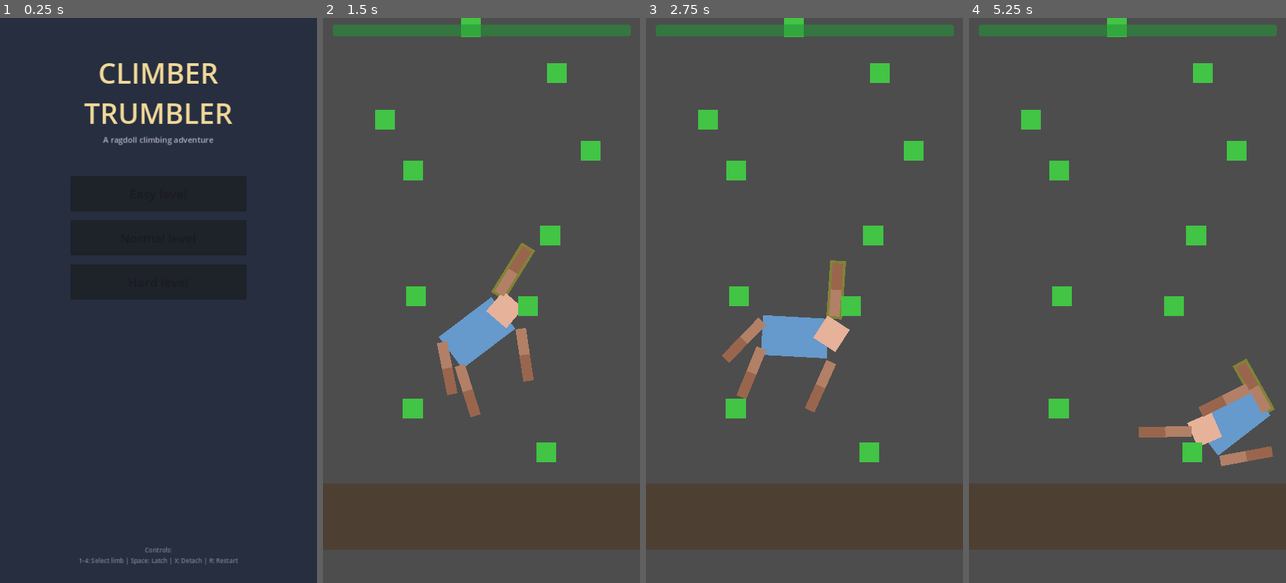
Above: before the commit, frames 1-4 (left to right).
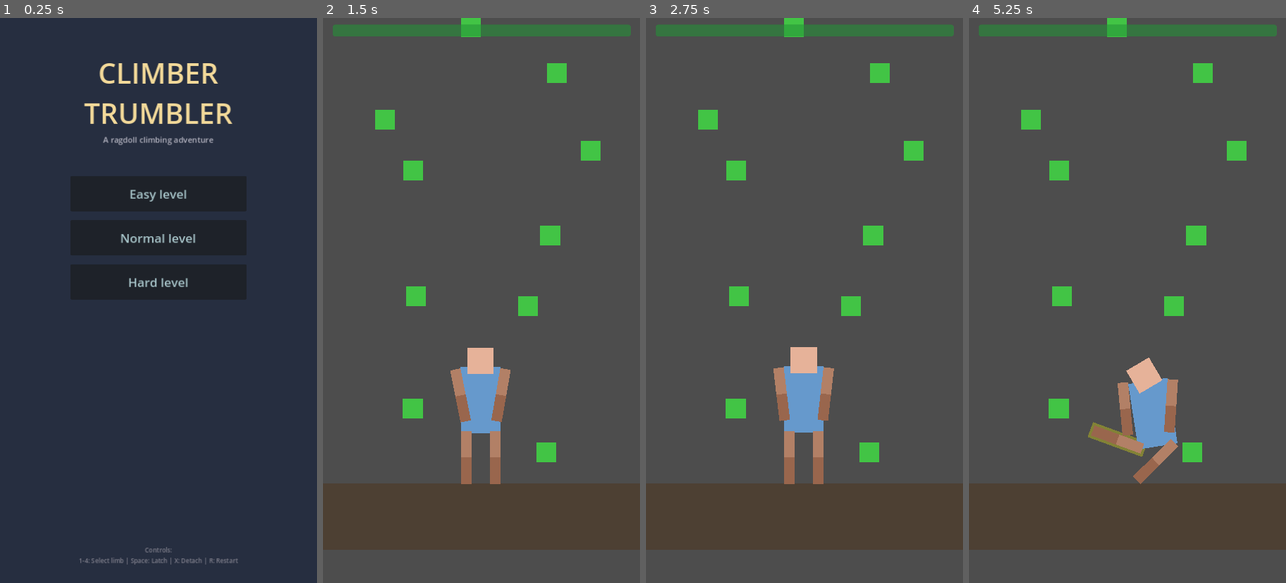
Above: after the commit, the same moments.

Repository: ZagorcicA/climber-trumbler
Game: Godot game, scene res://scenes/ui/StartScreen.tscn
Same seed, same stepped clock (60 frames per second), same inputs: the game is played once before the commit and once after it.
Inputs (mouse positions are in pixels of both pictures, inside the frame that each line leads up to):
- Up to frame 1 (0.25 s): no input
- Up to frame 2 (1.5 s): click "Easy level" at 0.5 s; move the mouse to (551, 272) at 1.27 s; tap X (detach_limb) at 1.35 s; click (551, 272) at 1.42 s
- Up to frame 3 (2.75 s): drag from (741, 328) to (871, 266) at 2.02 s
- Up to frame 4 (5.25 s): move the mouse to (1159, 176) at 2.77 s; tap 1 (select_limb_1) at 2.85 s; click (1159, 176) at 2.92 s; drag from (1111, 413) to (1190, 453) at 3.52 s; move the mouse to (1222, 385) at 4.27 s; tap 3 (select_limb_3) at 4.35 s; click (1222, 385) at 4.42 s; drag from (1032, 215) to (1225, 362) at 5.02 s

The runs differ from the first frame. In frame 1, 0.5% of the frame differs, in the area x 38-62%, y 30-48%; in frame 2, 5.3%; in frame 3, 5.4%; in frame 4, 5.5%, in the area x 37-97%, y 60-83%.

Commit message:
phase 1 limb selection no latching

Diff:
--- a/project.godot
+++ b/project.godot
@@ -28,7 +28,6 @@
 window/size/window_width_override=540
 window/size/window_height_override=960
 window/stretch/mode="canvas_items"
-window/stretch/aspect="keep"
 window/handheld/orientation=1
 
 [input]
@@ -69,6 +68,10 @@
 ]
 }
 
+[input_devices]
+
+pointing/emulate_touch_from_mouse=true
+
 [layer_names]
 
 2d_physics/layer_1="player_body"
--- a/scenes/ui/StartScreen.tscn
+++ b/scenes/ui/StartScreen.tscn
@@ -66,8 +66,8 @@
 custom_minimum_size = Vector2(400, 80)
 layout_mode = 2
 size_flags_horizontal = 4
-theme_override_colors/font_hover_color = Color(0.1, 0.1, 0.15, 1)
-theme_override_colors/font_color = Color(0.1, 0.1, 0.15, 1)
+theme_override_colors/font_hover_color = Color(0.727265, 0.797482, 0.928117, 1)
+theme_override_colors/font_color = Color(0.653357, 0.768848, 0.788124, 1)
 theme_override_font_sizes/font_size = 28
 text = "Easy level"
 
@@ -76,8 +76,8 @@
 custom_minimum_size = Vector2(400, 80)
 layout_mode = 2
 size_flags_horizontal = 4
-theme_override_colors/font_hover_color = Color(0.1, 0.1, 0.15, 1)
-theme_override_colors/font_color = Color(0.1, 0.1, 0.15, 1)
+theme_override_colors/font_hover_color = Color(0.727265, 0.797482, 0.928117, 1)
+theme_override_colors/font_color = Color(0.653357, 0.768848, 0.788124, 1)
 theme_override_font_sizes/font_size = 28
 text = "Normal level"
 
@@ -86,8 +86,8 @@
 custom_minimum_size = Vector2(400, 80)
 layout_mode = 2
 size_flags_horizontal = 4
-theme_override_colors/font_hover_color = Color(0.1, 0.1, 0.15, 1)
-theme_override_colors/font_color = Color(0.1, 0.1, 0.15, 1)
+theme_override_colors/font_hover_color = Color(0.727265, 0.797482, 0.928117, 1)
+theme_override_colors/font_color = Color(0.653357, 0.768848, 0.788124, 1)
 theme_override_font_sizes/font_size = 28
 text = "Hard level"
 
--- a/scripts/managers/input_manager.gd
+++ b/scripts/managers/input_manager.gd
@@ -7,10 +7,25 @@
 # Mouse state
 var mouse_position: Vector2 = Vector2.ZERO
 
+# Touch state
+var is_touch_active: bool = false
+var touch_screen_position: Vector2 = Vector2.ZERO
+
 # Input state for limb controls
 var latch_just_pressed: bool = false
 var detach_just_pressed: bool = false
 var limb_selection_pressed: int = -1  # 0-3 for limbs 1-4, -1 for none
+
+func _input(event: InputEvent):
+	if event is InputEventScreenTouch:
+		if event.pressed:
+			is_touch_active = true
+			touch_screen_position = event.position
+		else:
+			is_touch_active = false
+	elif event is InputEventScreenDrag:
+		if is_touch_active:
+			touch_screen_position = event.position
 
 func _process(_delta):
 	# Update mouse position
@@ -44,3 +59,9 @@
 	if camera:
 		return camera.get_global_mouse_position()
 	return mouse_position
+
+func get_target_world_position() -> Vector2:
+	if is_touch_active:
+		var canvas_transform = get_viewport().get_canvas_transform()
+		return canvas_transform.affine_inverse() * touch_screen_position
+	return get_mouse_world_position()
--- a/scripts/managers/physics_constants.gd
+++ b/scripts/managers/physics_constants.gd
@@ -125,3 +125,8 @@
 const HOLD_DRAIN_EASY: float = 0.25        # Jug holds, low grip demand
 const HOLD_DRAIN_MEDIUM: float = 1.5       # Moderate grip demand
 const HOLD_DRAIN_HARD: float = 2.5         # Crimps/slopers, high grip demand
+
+# ============================================================
+# TOUCH INPUT
+# ============================================================
+const TOUCH_SELECT_RADIUS: float = 70.0    # px — tap detection radius (generous for fat fingers)
--- a/scripts/player/limb.gd
+++ b/scripts/player/limb.gd
@@ -22,7 +22,7 @@
 func _physics_process(_delta):
 	if is_selected and not is_latched:
 		# Move limb toward mouse position
-		target_position = get_global_mouse_position()
+		target_position = InputManager.get_target_world_position()
 		_move_toward_target()
 
 func _move_toward_target():
--- a/scripts/player/player.gd
+++ b/scripts/player/player.gd
@@ -12,6 +12,8 @@
 
 var limbs: Array = []
 var selected_limb_index: int = -1
+var selection_source: String = "keyboard"  # "keyboard" or "touch"
+var _was_touch_active: bool = false
 var torso_on_ground: bool = false  # Tracks if torso is touching floor/ground
 var legs_on_ground: int = 0  # Count of legs touching the floor
 
@@ -19,9 +21,8 @@
 	# Register all limbs in order: 1=LeftArm, 2=RightArm, 3=LeftLeg, 4=RightLeg
 	limbs = [left_arm, right_arm, left_leg, right_leg]
 
-	# Select first limb by default
-	if limbs.size() > 0:
-		select_limb(0)
+	# No limb selected by default — player selects via touch
+	selected_limb_index = -1
 
 	# Connect to stamina depletion signal
 	StaminaManager.stamina_depleted.connect(_on_stamina_depleted)
@@ -57,10 +58,28 @@
 	torso.linear_velocity.x *= PhysicsConstants.STAND_DAMPING
 
 func _handle_limb_selection():
-	# Use InputManager for centralized input handling (SSOT)
+	# KEYBOARD: existing behavior preserved
 	var limb_index = InputManager.limb_selection_pressed
 	if limb_index >= 0 and limb_index < limbs.size():
 		select_limb(limb_index)
+		selection_source = "keyboard"
+		_was_touch_active = InputManager.is_touch_active
+		return
+
+	# TOUCH: detect finger-down (rising edge)
+	var touch_active = InputManager.is_touch_active
+	if touch_active and not _was_touch_active:
+		var touch_world_pos = InputManager.get_target_world_position()
+		var nearest_index = _find_nearest_limb(touch_world_pos)
+		if nearest_index >= 0:
+			select_limb(nearest_index)
+			selection_source = "touch"
+
+	# TOUCH: deselect on finger-up (only if touch-selected)
+	if not touch_active and _was_touch_active and selection_source == "touch":
+		select_limb(-1)
+
+	_was_touch_active = touch_active
 
 func _handle_limb_actions():
 	# Handle latch and detach actions
@@ -97,14 +116,24 @@
 		return limbs[selected_limb_index]
 	return null
 
+func _find_nearest_limb(world_pos: Vector2) -> int:
+	var best_index: int = -1
+	var best_distance: float = PhysicsConstants.TOUCH_SELECT_RADIUS
+	for i in range(limbs.size()):
+		var distance = world_pos.distance_to(limbs[i].global_position)
+		if distance < best_distance:
+			best_distance = distance
+			best_index = i
+	return best_index
+
 func _update_head_tracking():
 	"""Update head to look at cursor when limb is selected, or stay upright when idle"""
 	var selected = get_selected_limb()
 
 	if selected and not selected.is_latched:
 		# Limb is selected and moving - head tracks cursor
-		var mouse_pos = InputManager.get_mouse_world_position()
-		head.track_position(mouse_pos)
+		var target_pos = InputManager.get_target_world_position()
+		head.track_position(target_pos)
 	else:
 		# No limb selected or limb is latched - head stays upright
 		head.stop_tracking()
Not shown, added: docs/GIT_CHEATSHEET.md
